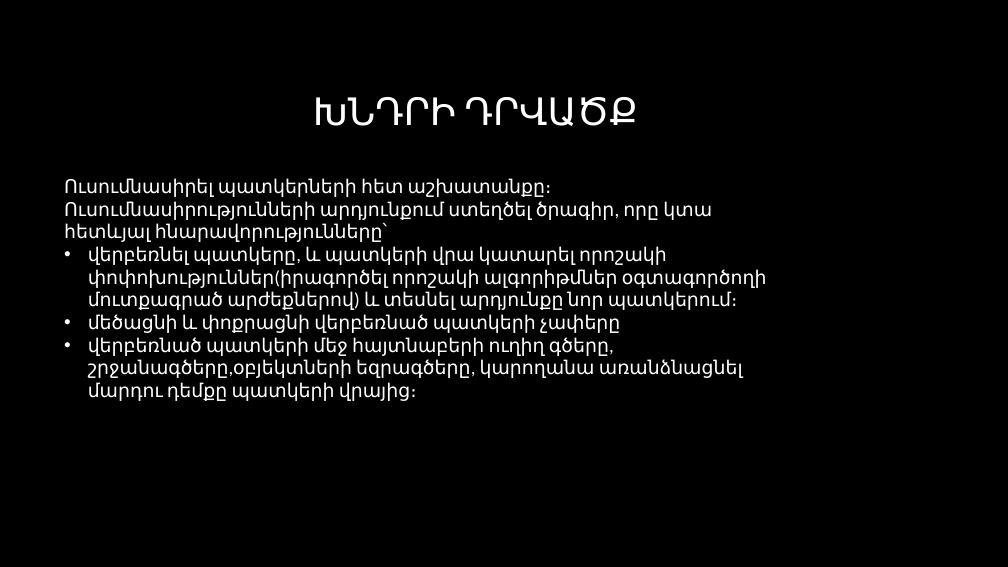
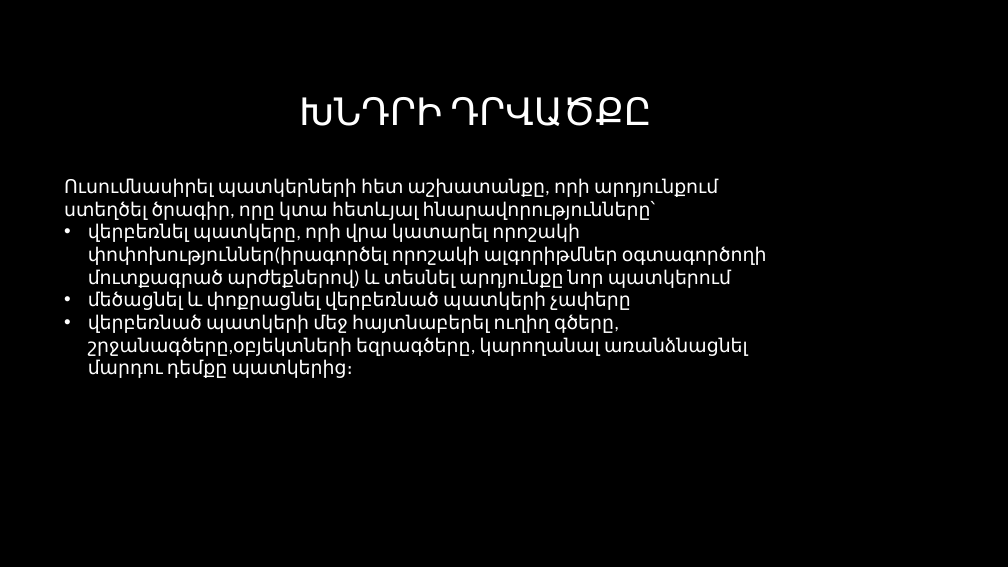
Before and after one commit to CGevorg/OpenKrypton, a slide deck: slide 2 of presentation/Presentation.pptx. Drawn at 1008x567 pixels with LibreOffice and Linux fonts; fonts in the diff are those of the drawing; background and template pictures are left out. Boxes give left, top, right and bottom in pixels: in the first picture for what was removed or moved away, otherwise in the second. Text is boxed around its words. In the diff, an @@ line names an element or a change of style, - is before the commit and + after.

Commit message:
Adding presentation new version

```diff
--- a/presentation/Presentation.pptx
+++ b/presentation/Presentation.pptx
@@ title at [299, 97, 652, 126]: text changed @@
-ԽՆԴՐԻ ԴՐՎԱԾՔ
+ԽՆԴՐԻ ԴՐՎԱԾՔԸ
@@ text at [64, 178, 767, 378]: text changed @@
-Ուսումնասիրել պատկերների հետ աշխատանքը։ Ուսումնասիրությունների արդյունքում ստեղծել ծրագիր, որը կտա հետևյալ հնարավորությունները՝
-• վերբեռնել պատկերը, և պատկերի վրա կատարել որոշակի փոփոխություններ(իրագործել որոշակի ալգորիթմներ օգտագործողի մուտքագրած արժեքներով) և տեսնել արդյունքը նոր պատկերում։
-• մեծացնի և փոքրացնի վերբեռնած պատկերի չափերը
-• վերբեռնած պատկերի մեջ հայտնաբերի ուղիղ գծերը, շրջանագծերը,օբյեկտների եզրագծերը, կարողանա առանձնացնել մարդու դեմքը պատկերի վրայից։
+Ուսումնասիրել պատկերների հետ աշխատանքը, որի արդյունքում ստեղծել ծրագիր, որը կտա հետևյալ հնարավորությունները՝
+• վերբեռնել պատկերը, որի վրա կատարել որոշակի փոփոխություններ(իրագործել որոշակի ալգորիթմներ օգտագործողի մուտքագրած արժեքներով) և տեսնել արդյունքը նոր պատկերում
+• մեծացնել և փոքրացնել վերբեռնած պատկերի չափերը
+• վերբեռնած պատկերի մեջ հայտնաբերել ուղիղ գծերը, շրջանագծերը,օբյեկտների եզրագծերը, կարողանալ առանձնացնել մարդու դեմքը պատկերից։
```
Also in this commit, not shown: 4 other slides changed.
